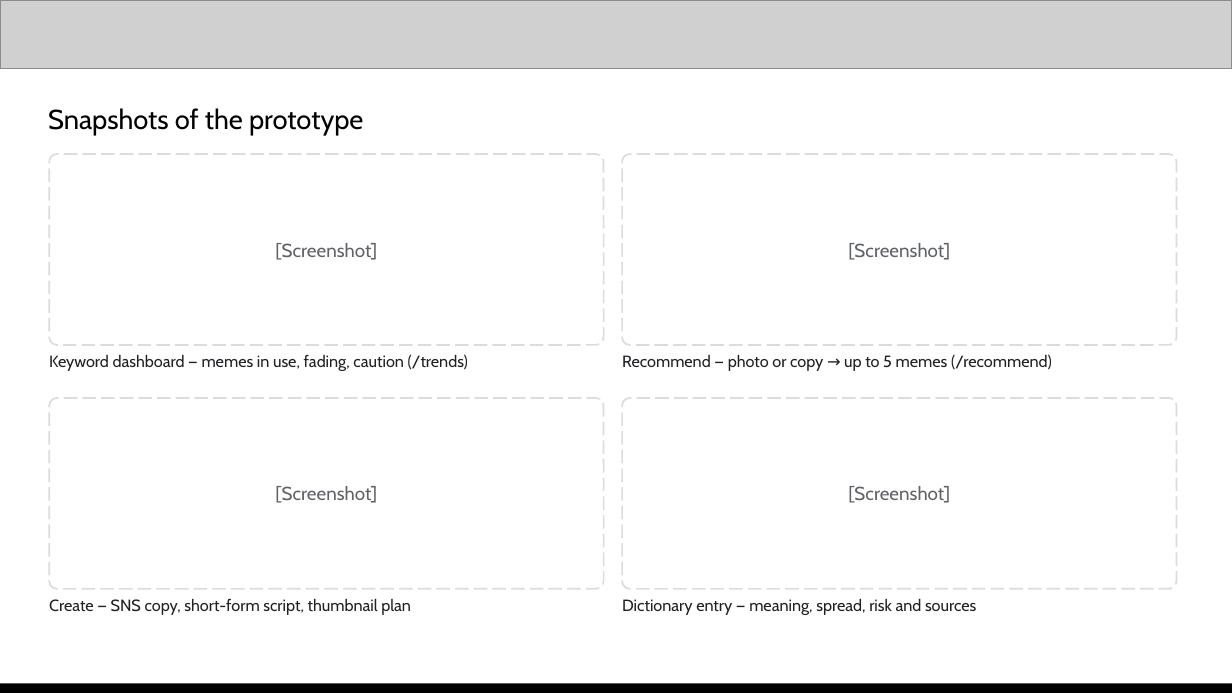
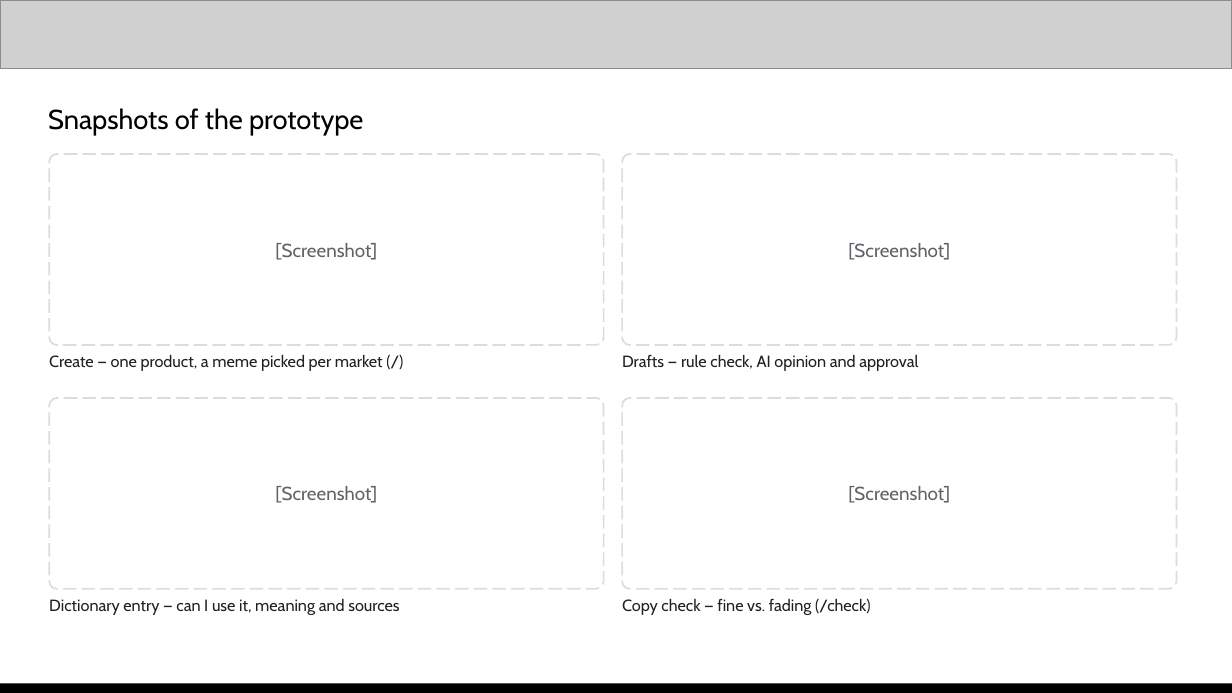
Before and after one commit to Sihyeon-Ji/trend-interpreter, a slide deck: slide 10 of docs/대회/제출/AI-Builder-Cup-제출-초안.pptx. Drawn at 1232x693 pixels with LibreOffice and Linux fonts; fonts in the diff are those of the drawing; grey boxes stand for pictures. Boxes give left, top, right and bottom in pixels: in the first picture for what was removed or moved away, otherwise in the second. Text is boxed around its words. In the diff, an @@ line names an element or a change of style, - is before the commit and + after.

```diff
--- a/docs/대회/제출/AI-Builder-Cup-제출-초안.pptx
+++ b/docs/대회/제출/AI-Builder-Cup-제출-초안.pptx
@@ text at <box>49,354,383,371</box>: text changed @@
-Keyword dashboard — memes in use, fading, caution (/trends)
+Create — one product, a meme picked per market (/)
@@ text at <box>622,354,918,371</box>: text changed @@
-Recommend — photo or copy → up to 5 memes (/recommend)
+Drafts — rule check, AI opinion and approval
@@ text at <box>49,599,399,615</box>: text changed @@
-Create — SNS copy, short-form script, thumbnail plan
+Dictionary entry — can I use it, meaning and sources
@@ text at <box>622,598,871,615</box>: text changed @@
-Dictionary entry — meaning, spread, risk and sources
+Copy check — fine vs. fading (/check)
```
Also in this commit, not shown: 4 other slides changed, 2 other files.
